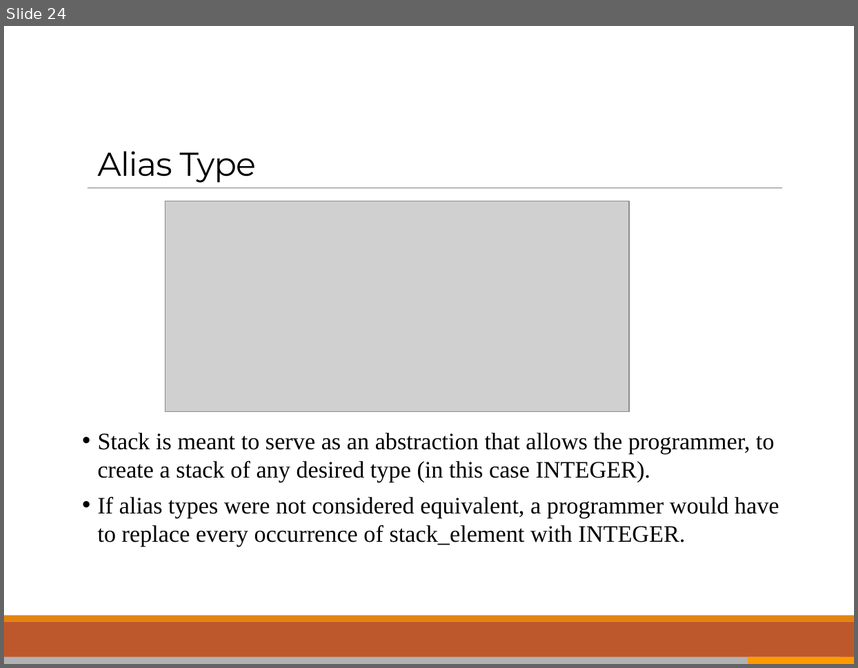
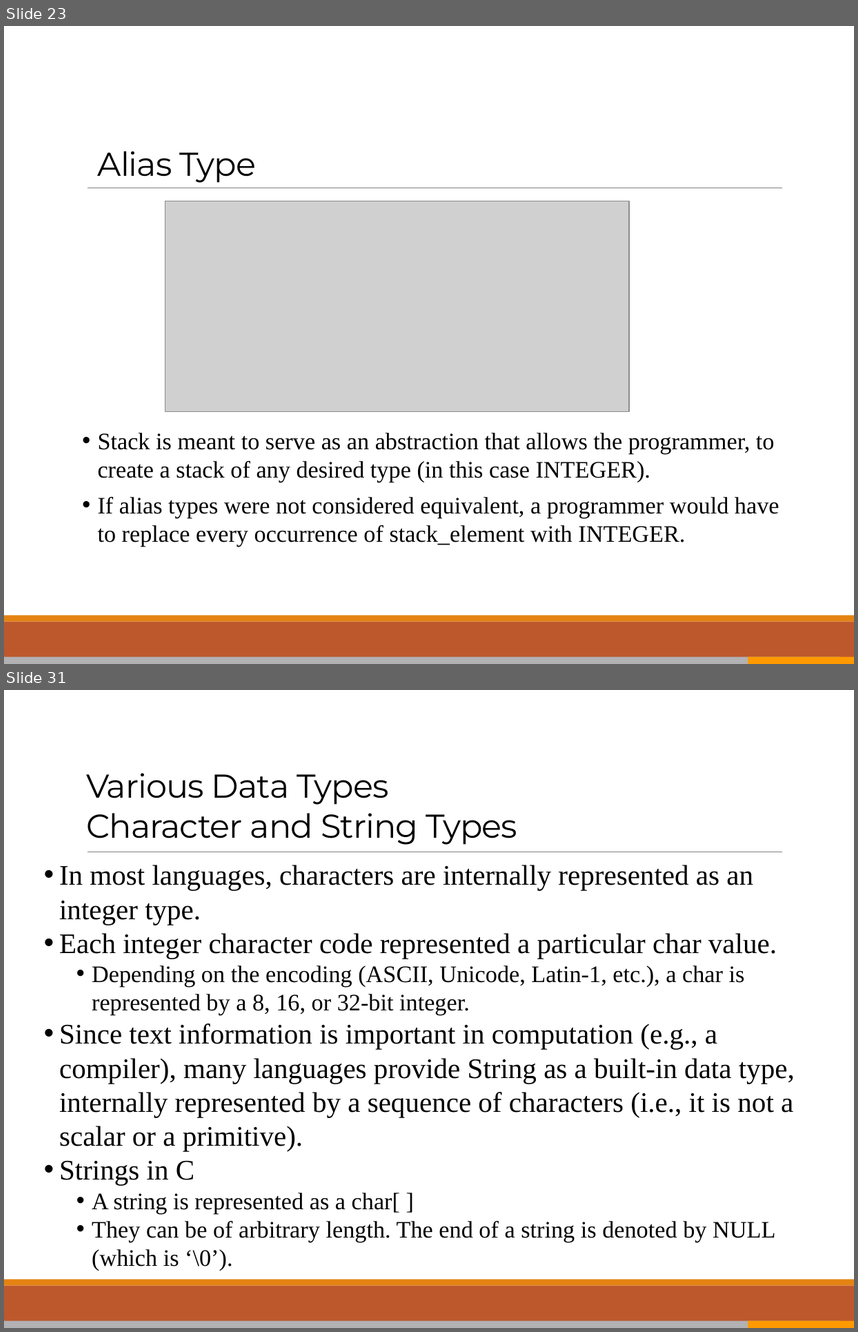
Before and after one commit to ppawar/ppawar.github.io, a slide deck: CSE216-S19/slides/PPT/CSE216_Lec4.pptx. Shown one above the other, each under a label of ours: slide 24 before the commit, slides 23 and 31 after it; the slides between them are not shown. The pictures are 858x668 and 858x1332 pixels, drawn with LibreOffice and Linux fonts; fonts in the diff are those of the drawing; grey boxes stand for pictures. Boxes give left, top, right and bottom in pixels: in the first picture for what was removed or moved away, otherwise in the second. Text is boxed around its words. In the diff, an @@ line names an element or a change of style, - is before the commit and + after.

```diff
--- a/CSE216-S19/slides/PPT/CSE216_Lec4.pptx
+++ b/CSE216-S19/slides/PPT/CSE216_Lec4.pptx
@@ slide 31 added at bbox=[4, 690, 854, 1328], background #FFFFFF; not listed: 3 template elements that a slide beside it also shows @@
@@ title added at bbox=[86, 773, 517, 845], 28 pt, text #000000 @@
+Various Data Types
+Character and String Types
@@ text added at bbox=[59, 865, 795, 1270], 24 pt, text #000000 @@
+• In most languages, characters are internally represented as an integer type.
+• Each integer character code represented a particular char value.
+  • Depending on the encoding (ASCII, Unicode, Latin-1, etc.), a char is represented by a 8, 16, or 32-bit integer.
+• Since text information is important in computation (e.g., a compiler), many languages provide String as a built-in data type, internally represented by a sequence of characters (i.e., it is not a scalar or a primitive).
+• Strings in C
+  • A string is represented as a char[ ]
+  • They can be of arbitrary length. The end of a string is denoted by NULL (which is ‘\0’).
@@ rectangle added at bbox=[4, 1321, 840, 1328], fill #B2B2B4 @@
@@ rectangle added at bbox=[748, 1321, 854, 1328], fill #FF9900 @@
@@ what was slide 24 is now slide 23 @@
```
Also in this commit, not shown: 2 slides changed, 15 other slides added, 1 slide removed, 15 other files.
